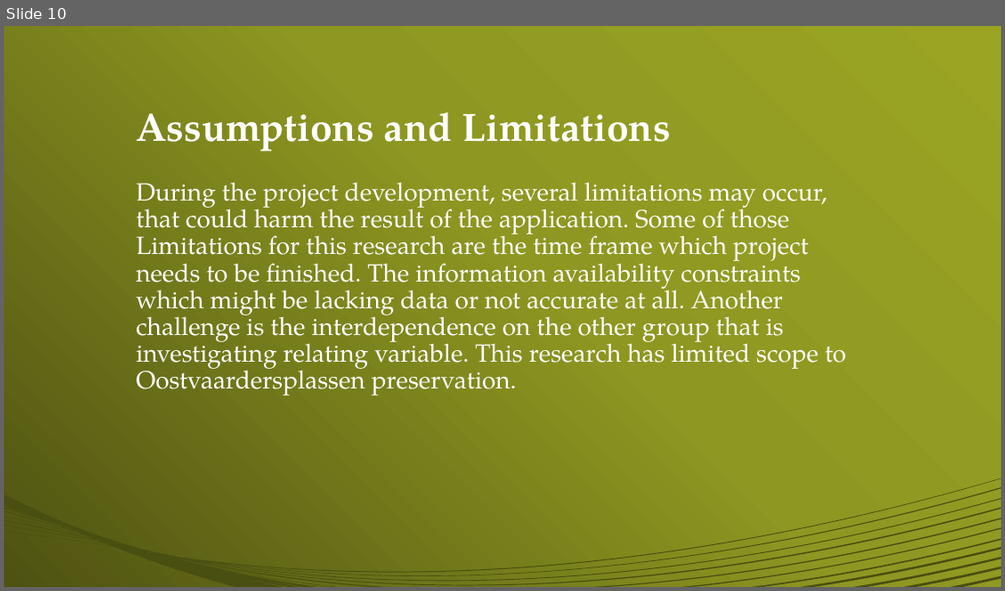
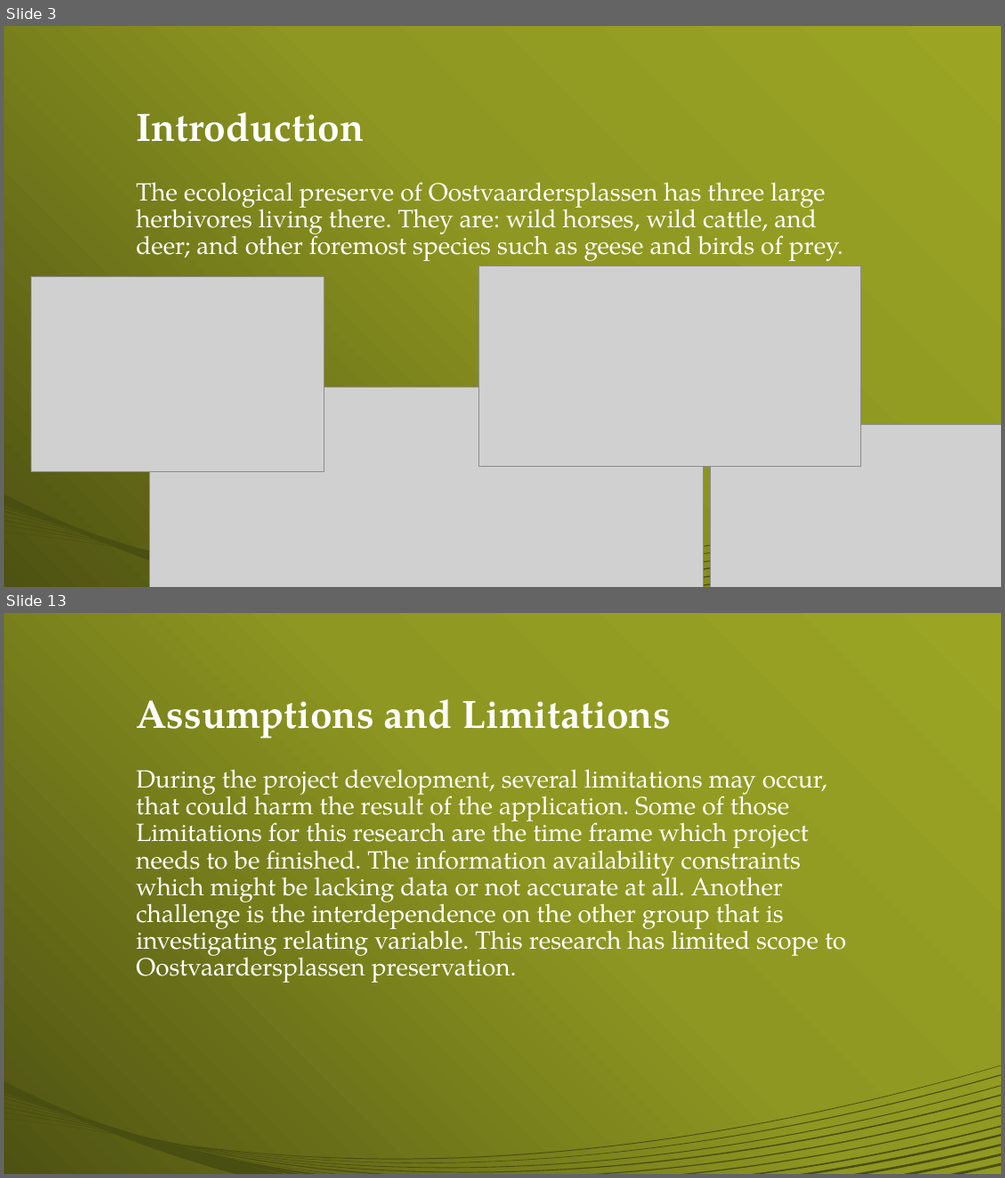
Before and after one commit to swatarianess/Project-App-Development, a slide deck: Presentation/AppPresentation.pptx. Shown one above the other, each under a label of ours: slide 10 before the commit, slides 3 and 13 after it; the slides between them are not shown. The pictures are 1005x591 and 1005x1178 pixels, drawn with LibreOffice and Linux fonts; fonts in the diff are those of the drawing; grey boxes stand for pictures. Boxes give left, top, right and bottom in pixels: in the first picture for what was removed or moved away, otherwise in the second. Text is boxed around its words. In the diff, an @@ line names an element or a change of style, - is before the commit and + after.

```diff
--- a/Presentation/AppPresentation.pptx
+++ b/Presentation/AppPresentation.pptx
@@ slide 3 added at box(4, 26, 1001, 587), background gradient #9DA625 to #8E9721 to #4E5312; not listed: 1 template element that a slide beside it also shows @@
@@ title added at box(136, 112, 364, 142), 38 pt, text #FFFFFF, bold @@
+Introduction
@@ text added at box(136, 182, 843, 261), 24 pt, text #FFFFFF @@
+The ecological preserve of Oostvaardersplassen has three large herbivores living there. They are: wild horses, wild cattle, and deer; and other foremost species such as geese and birds of prey.
@@ picture added at box(32, 277, 324, 473) @@
@@ picture added at box(479, 266, 861, 467) @@
@@ picture added at box(149, 386, 704, 587) @@
@@ picture added at box(711, 424, 1001, 587) @@
@@ what was slide 10 is now slide 13 @@
```
Also in this commit, not shown: 7 slides changed, 3 other slides added, 1 slide removed, 1 other file.
